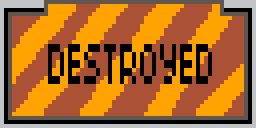
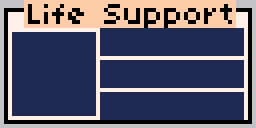
Layer changes from the first w=256, h=128 image to the second:
hid "DESTROYED" over [48,44,212,84]
hid "Layer 6" over [8,0,248,120]
added group "Lif eSupport" with 2 layers above "Engine" over [24,0,236,28]
added layer "Life Support" in group "Lif eSupport" over [28,4,232,28]
added layer "Layer 4 copy 2" (1st of 2, in "Lif eSupport") in group "Lif eSupport" over [24,0,236,28]
hid group "Shield" (1st of 2) (2 layers) over [64,0,192,28]
hid "Layer 5" over [12,32,96,116]
painted on "Layer 1" over [8,12,248,120]
